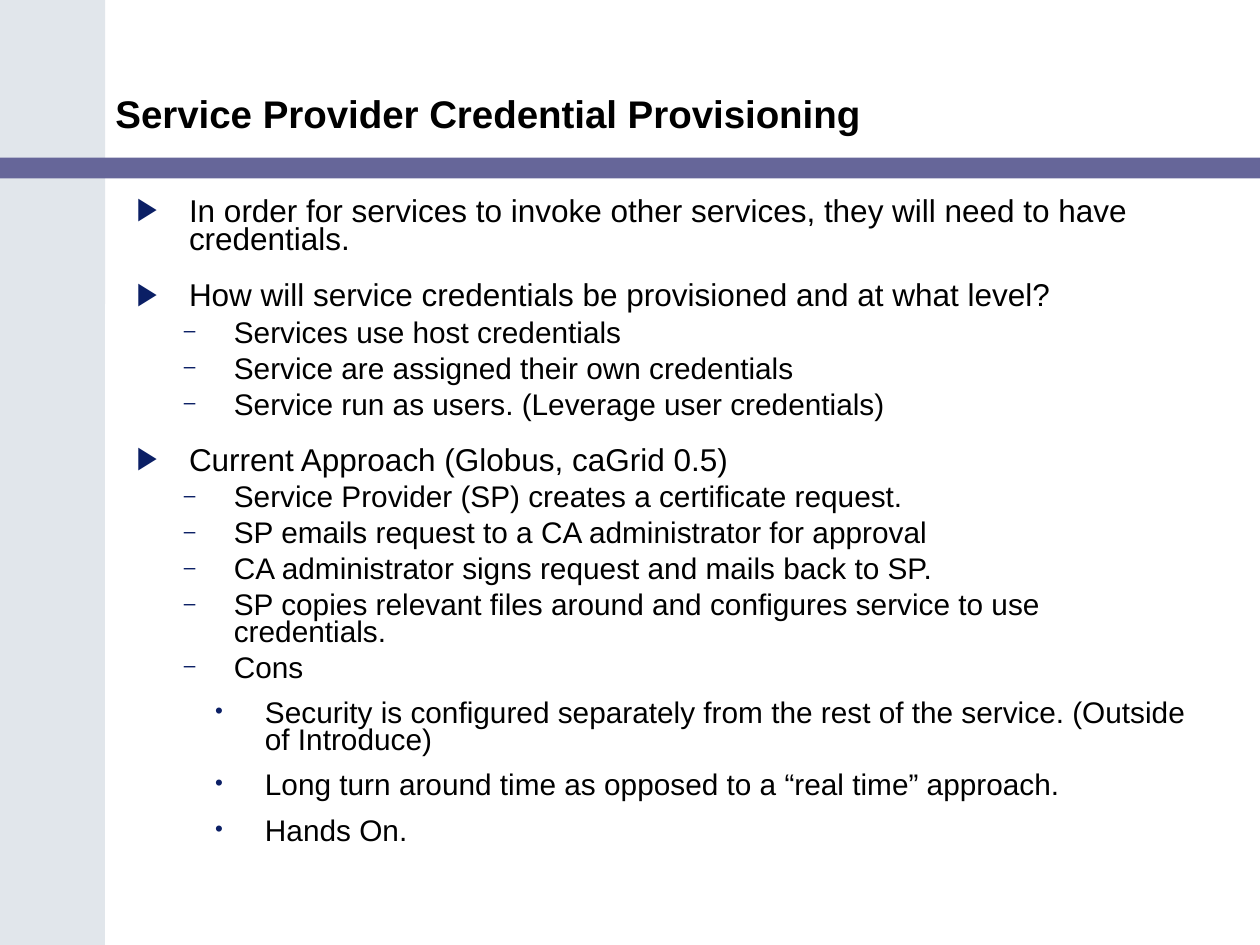
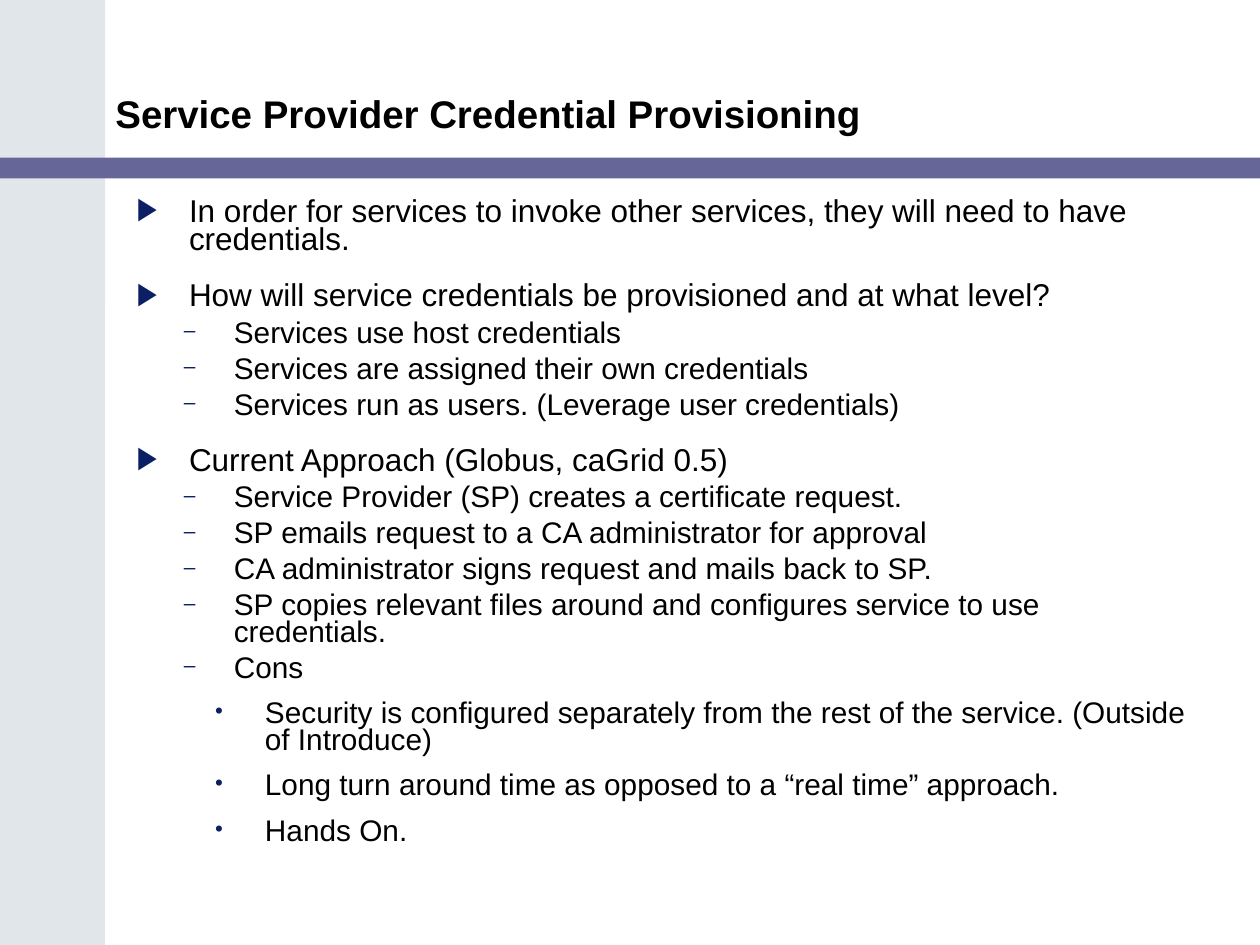
Before and after one commit to NCIP/cagrid-portal, a slide deck: slide 9 of cagrid-1-0/Documentation/presentations/200602_VCDE_ARCH/caGrid_Security_Arch_VCDE_Feb2.ppt. Drawn at 1260x945 pixels with LibreOffice and Linux fonts; fonts in the diff are those of the drawing; background and template pictures are left out. Boxes give left, top, right and bottom in pixels: in the first picture for what was removed or moved away, otherwise in the second. Text is boxed around its words. In the diff, an @@ line names an element or a change of style, - is before the commit and + after.

```diff
--- a/cagrid-1-0/Documentation/presentations/200602_VCDE_ARCH/caGrid_Security_Arch_VCDE_Feb2.ppt
+++ b/cagrid-1-0/Documentation/presentations/200602_VCDE_ARCH/caGrid_Security_Arch_VCDE_Feb2.ppt
@@ text at (x1=234, y1=357, x2=899, y2=420): text changed @@
-  – Service are assigned their own credentials
-  – Service run as users. (Leverage user credentials)
+  – Services are assigned their own credentials
+  – Services run as users. (Leverage user credentials)
```
